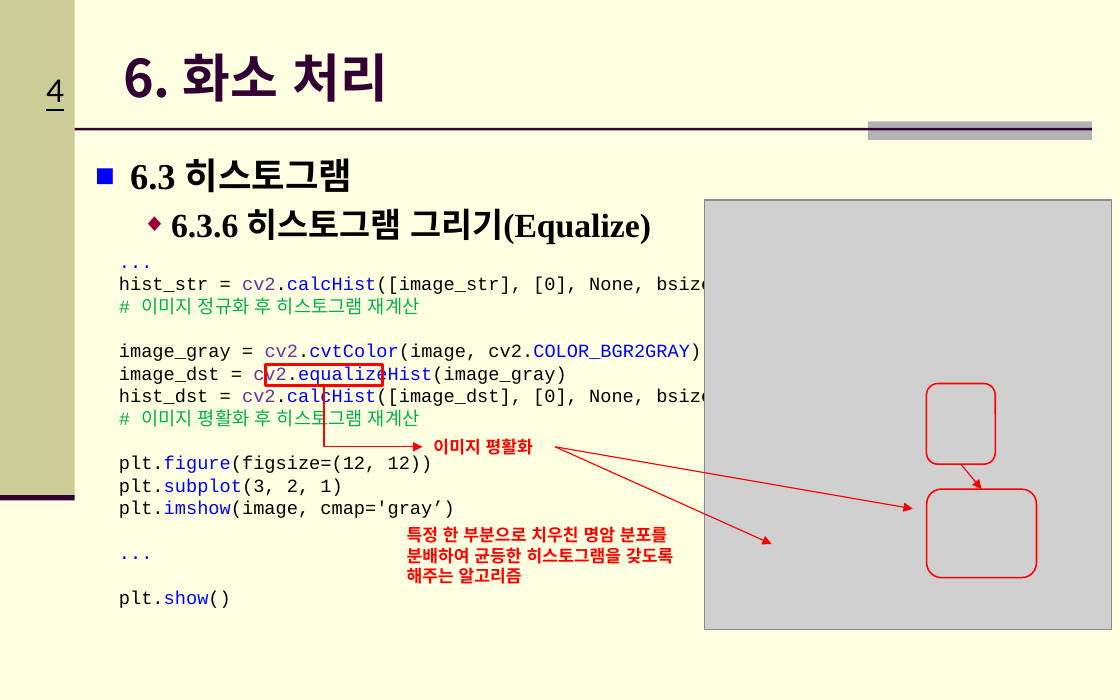
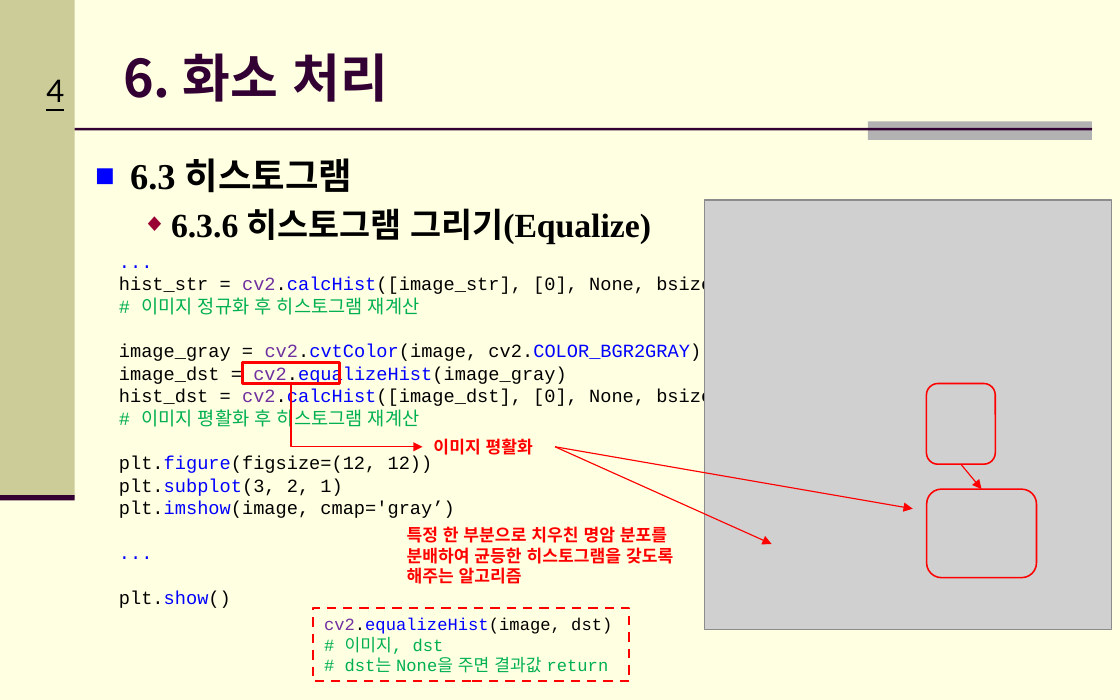
Before and after one commit to Hitbee-dev/OpenCV-Python, a slide deck: slide 4 of 2022-11-08/documents/CH_06 화소 처리.pptx. Drawn at 1120x700 pixels with LibreOffice and Linux fonts; fonts in the diff are those of the drawing; grey boxes stand for pictures; background and template pictures are left out. Boxes give left, top, right and bottom in pixels: in the first picture for what was removed or moved away, otherwise in the second. Text is boxed around its words. In the diff, an @@ line names an element or a change of style, - is before the commit and + after.

```diff
--- a/2022-11-08/documents/CH_06 화소 처리.pptx
+++ b/2022-11-08/documents/CH_06 화소 처리.pptx
@@ rectangle: place and size @@
-rectangle at [265, 364, 383, 385]
+rectangle at [243, 362, 340, 383]
@@ elbow arrow moved from (324, 385) - (422, 447) to (291, 383) - (422, 447) @@
@@ rectangle added at [314, 608, 629, 682], outline #FF0000 1.5 pt dashed, 11 pt, text #00B050 @@
+cv2.equalizeHist(image, dst)
+# 이미지, dst
+# dst는 None을 주면 결과값 return
```
Also in this commit, not shown: 6 other slides changed, 3 other files.
